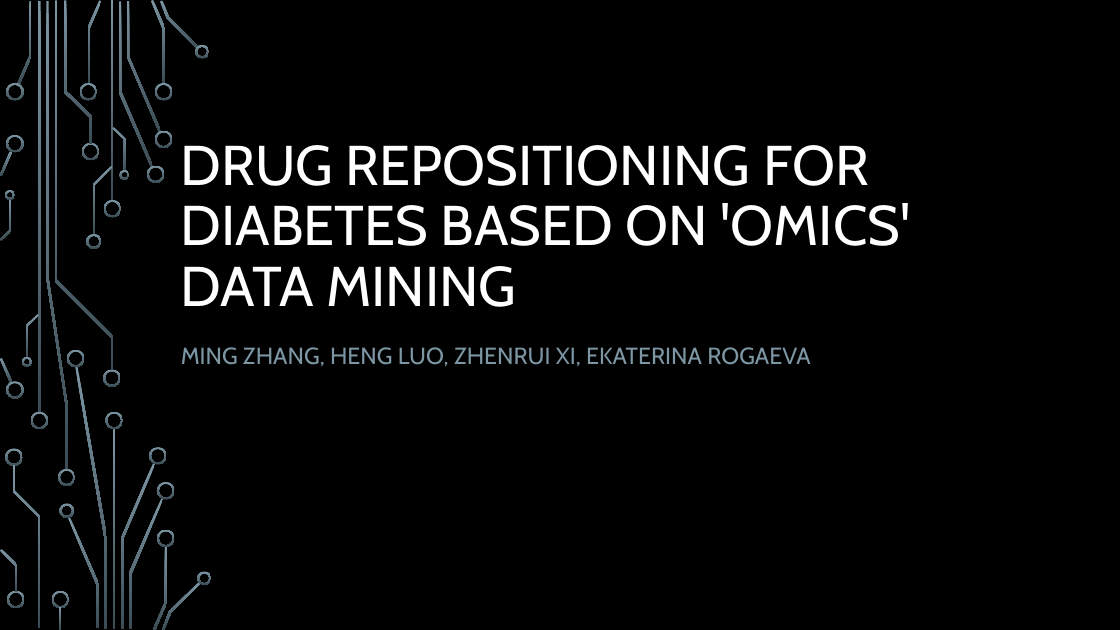
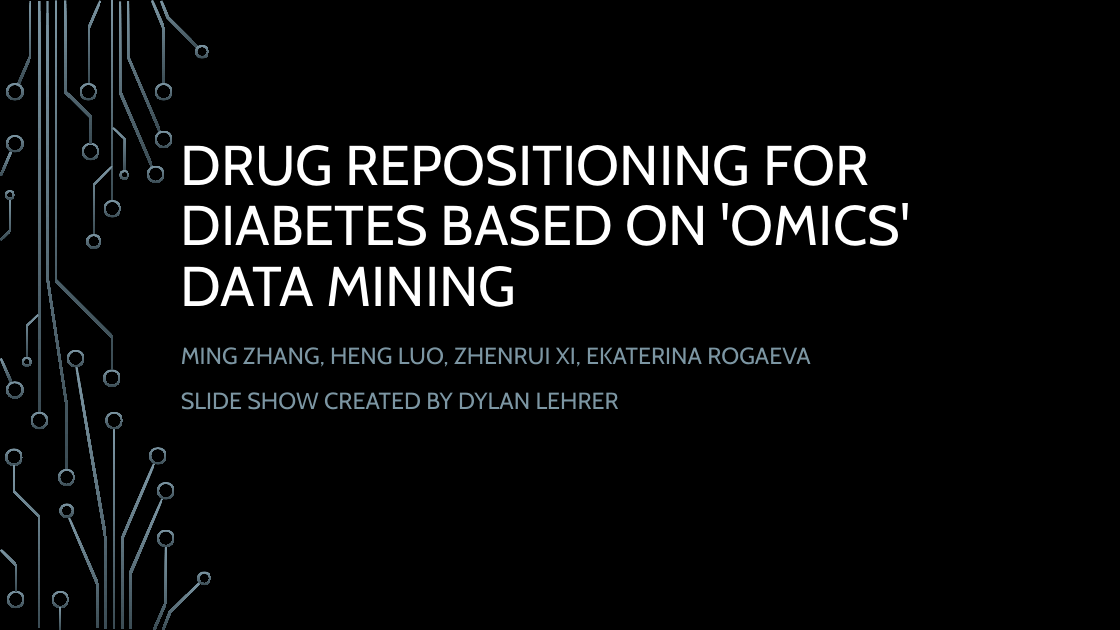
Before and after one commit to dtlehrer/repurp, a slide deck: slide 1 of KeyResources/Zhang_OmicsDataMining/Diabetes_2015/MethodsOverview_ZhangDiabetes.pptx. Drawn at 1120x630 pixels with LibreOffice and Linux fonts; fonts in the diff are those of the drawing; background and template pictures are left out. Boxes give left, top, right and bottom in pixels: in the first picture for what was removed or moved away, otherwise in the second. Text is boxed around its words. In the diff, an @@ line names an element or a change of style, - is before the commit and + after.

```diff
--- a/KeyResources/Zhang_OmicsDataMining/Diabetes_2015/MethodsOverview_ZhangDiabetes.pptx
+++ b/KeyResources/Zhang_OmicsDataMining/Diabetes_2015/MethodsOverview_ZhangDiabetes.pptx
@@ subtitle at (x1=181, y1=392, x2=619, y2=410): paragraph added @@
+SLIDE SHOW CREATED BY DYLAN LEHRER
```
Also in this commit, not shown: 3 other slides changed, 20 slides added.
